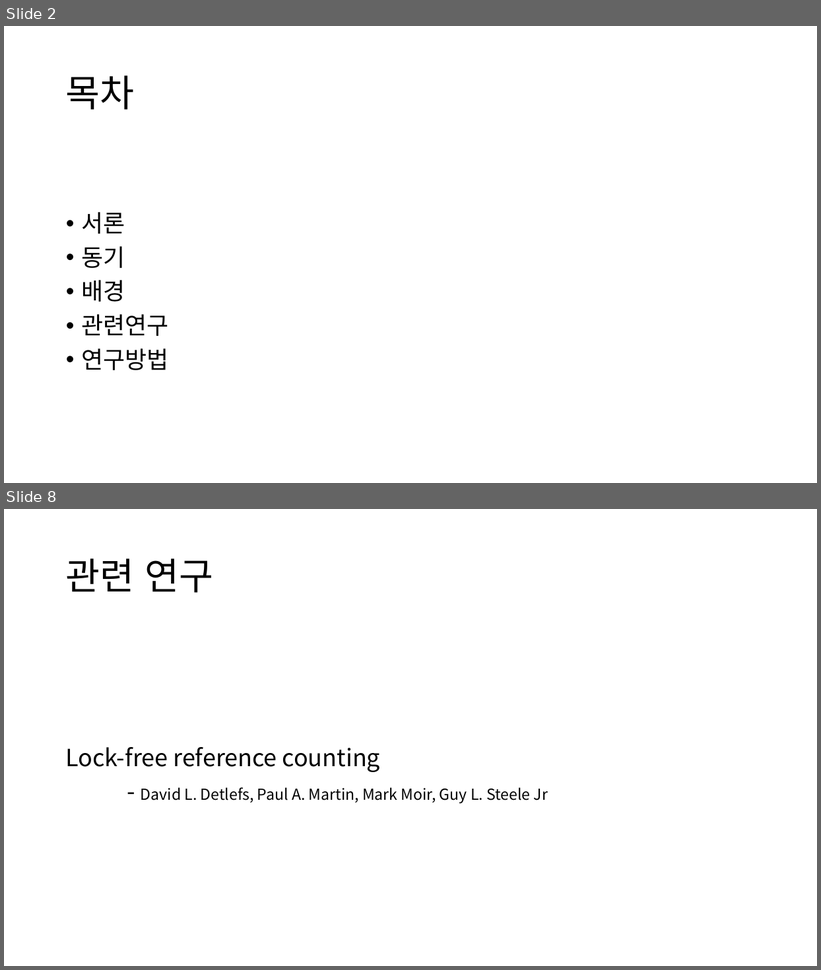
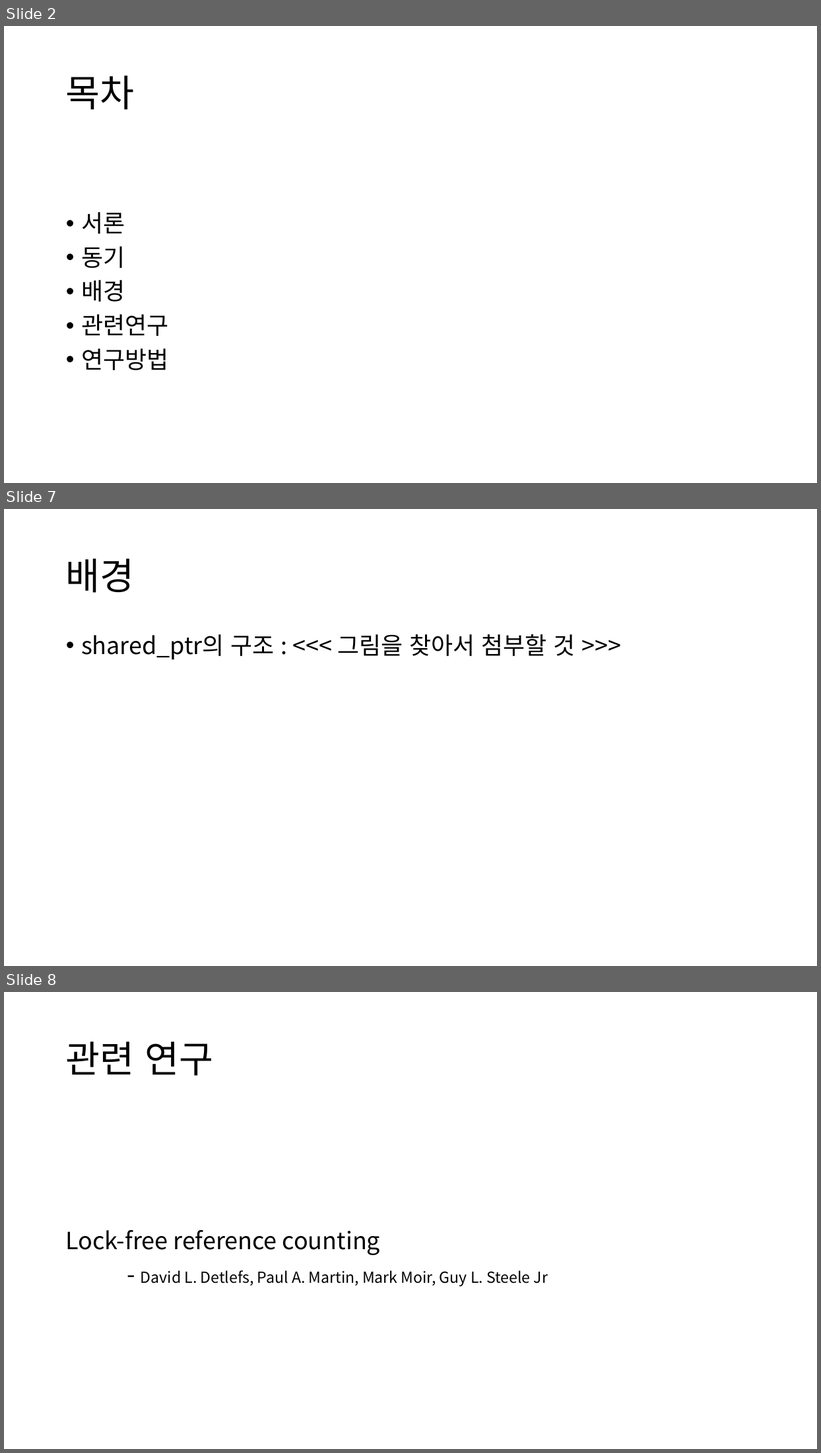
Before and after one commit to KU-t/1920-thesis, a slide deck: PPT/제안서191202ver.0.pptx. Shown one above the other, each under a label of ours: slides 2 and 8 before the commit, slides 2, 7 and 8 after it; the slides between them are not shown. The pictures are 821x970 and 821x1453 pixels, drawn with LibreOffice and Linux fonts; fonts in the diff are those of the drawing. Boxes give left, top, right and bottom in pixels: in the first picture for what was removed or moved away, otherwise in the second. Text is boxed around its words. In the diff, an @@ line names an element or a change of style, - is before the commit and + after.

```diff
--- a/PPT/제안서191202ver.0.pptx
+++ b/PPT/제안서191202ver.0.pptx
@@ slide 7 added at (4, 509, 817, 966), background #FFFFFF @@
@@ title added at (66, 559, 135, 593), 44 pt, text #000000 @@
+배경
@@ text added at (81, 634, 576, 660), 28 pt, text #000000 @@
+• shared_ptr의 구조 : <<< 그림을 찾아서 첨부할 것 >>>
```
Also in this commit, not shown: 6 slides changed, 1 other slide added, 4 slides removed, 1 other file.
